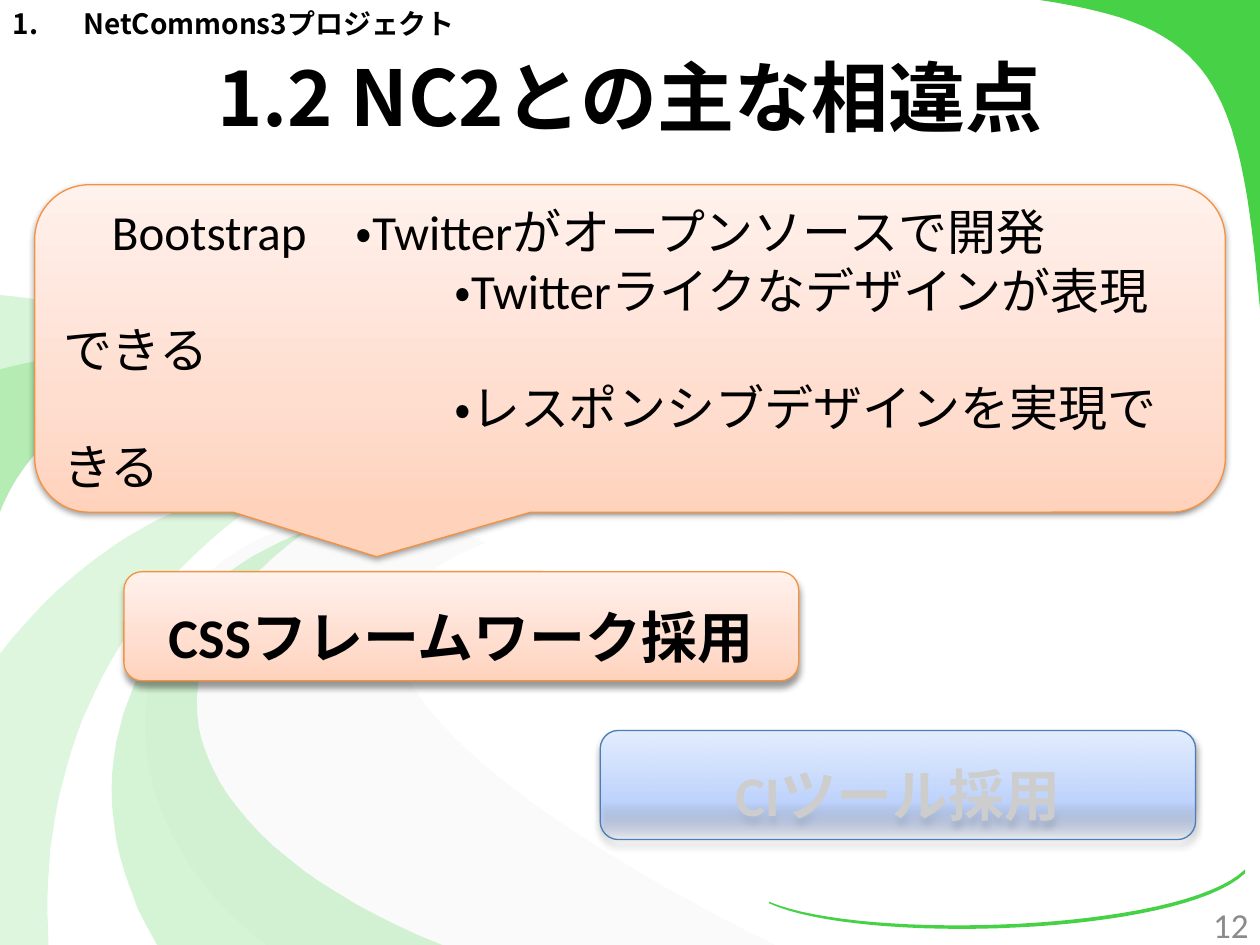
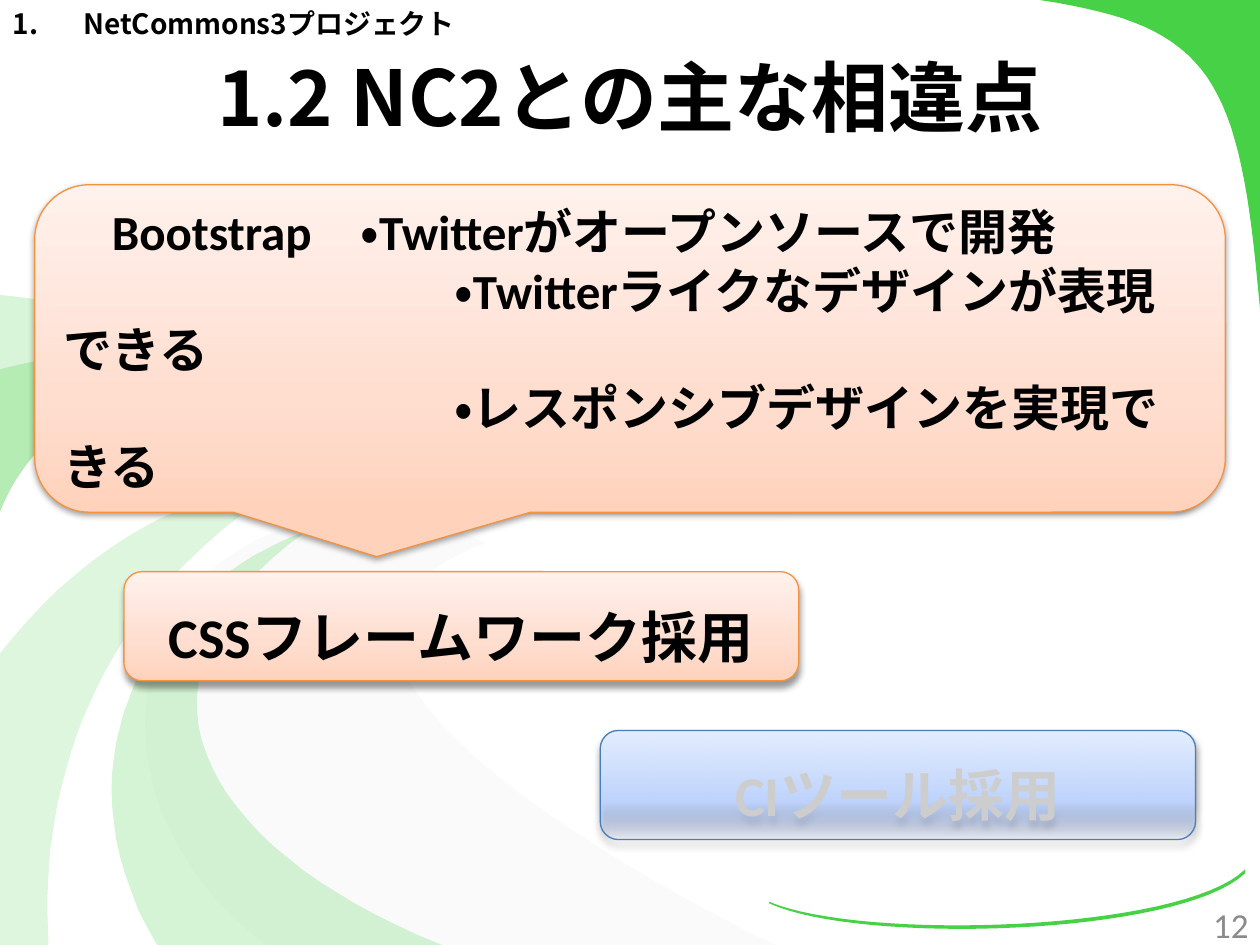
Before and after one commit to kotaro0717/Report-Management, a slide deck: slide 12 of PowerPoint/report_hokada.pptx. Drawn at 1260x945 pixels with LibreOffice and Linux fonts; fonts in the diff are those of the drawing. Boxes give left, top, right and bottom in pixels: in the first picture for what was removed or moved away, otherwise in the second. Text is boxed around its words. In the diff, an @@ line names an element or a change of style, - is before the commit and + after.

```diff
--- a/PowerPoint/report_hokada.pptx
+++ b/PowerPoint/report_hokada.pptx
@@ rounded speech box "Bootstrap ・Twitterがオープンソースで開発" at bbox=[35, 185, 1226, 513]: bold on @@
```
Also in this commit, not shown: 5 other slides changed, 1 slide added, 1 other file.
